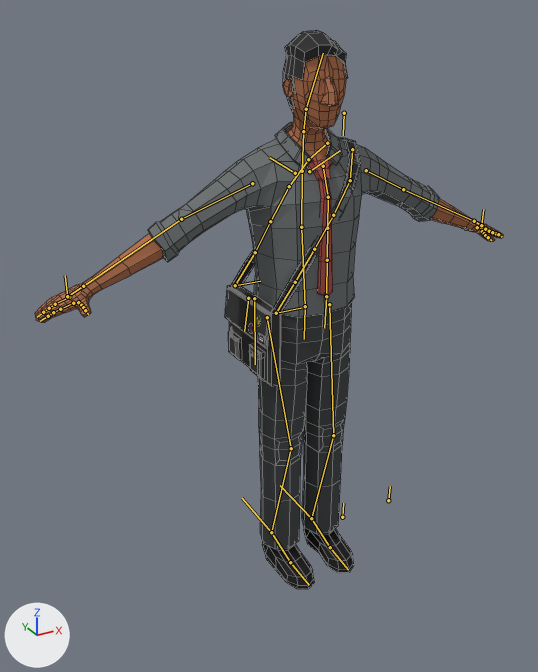
The Blender file Documentacao/Personagens/Marcelo/marcelo.blend as it was, and as the next commit left it.
One viewpoint serves both versions: a camera (50 mm lens) standing at (-1.167, -1.829, 1.826) and looking at (-0.095, 0.119, 0.852). Arrows for +X, +Y and +Z are at lower left; the lights stay in place. The bones that bend it are drawn over the model as lines. Mesh edges are drawn as thin lines.

In view in the first picture: 'Marcelo'.
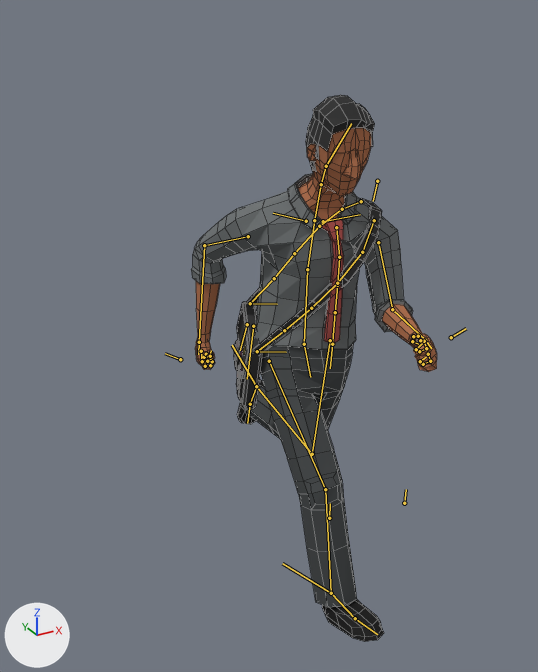
Commit message: 🏃♂️ Marcelo começa a correr

The newer file adds an action. The first version stands in its rest pose; the second is drawn at frame 1 of the action 'RunCycle'.

Changed parts and their boxes [x1, y1, x2, y2] in the pictures (538 x 672 px):
'Marcelo', posed (47% narrower)
    before: [35, 30, 503, 589]
    after: [191, 95, 437, 642]
bone 'Belly', root to tip
    before: (305, 306) to (301, 227)
    after: (304, 344) to (307, 269)
bone 'Chest', root to tip
    before: (301, 227) to (302, 171)
    after: (307, 269) to (314, 220)
bone 'Tie', root to tip
    before: (323, 166) to (328, 197)
    after: (336, 227) to (339, 257)
bone 'Tie.002', root to tip
    before: (327, 228) to (327, 260)
    after: (337, 285) to (335, 312)
bone 'IKTie', root to tip
    before: (326, 296) to (324, 328)
    after: (332, 344) to (330, 368)
bone 'Clavicle.L', root to tip
    before: (309, 171) to (340, 150)
    after: (323, 221) to (360, 214)
bone 'Arm.L', root to tip
    before: (366, 170) to (403, 189)
    after: (378, 242) to (392, 309)
bone 'Forearm.L', root to tip
    before: (403, 189) to (474, 221)
    after: (392, 309) to (425, 340)
bone 'ControlMao.L', root to tip
    before: (481, 225) to (483, 209)
    after: (451, 337) to (466, 328)
bone 'CorreiaTras', root to tip
    before: (344, 113) to (343, 135)
    after: (377, 181) to (373, 201)
bone 'Bolsa', root to tip
    before: (254, 298) to (255, 364)
    after: (253, 326) to (247, 379)
bone 'Clavicle.R', root to tip
    before: (295, 173) to (269, 157)
    after: (306, 221) to (273, 213)
bone 'Arm.R', root to tip
    before: (252, 183) to (181, 219)
    after: (248, 236) to (204, 245)
bone 'Forearm.R', root to tip
    before: (181, 219) to (83, 286)
    after: (204, 245) to (199, 342)
bone 'ControlMao.R', root to tip
    before: (67, 296) to (65, 275)
    after: (180, 359) to (165, 353)
bone 'Hips', root to tip
    before: (305, 306) to (304, 339)
    after: (304, 344) to (310, 377)
bone 'PoleLeg.L', root to tip
    before: (388, 500) to (390, 486)
    after: (404, 503) to (406, 489)
bone 'PoleLeg.R', root to tip
    before: (342, 517) to (343, 503)
    after: (329, 518) to (330, 503)
bone 'IKLegCtr.L', root to tip
    before: (311, 518) to (280, 485)
    after: (256, 386) to (232, 345)
bone 'IKLegCtr.R', root to tip
    before: (271, 532) to (242, 498)
    after: (331, 593) to (282, 563)

The edits, one by one:
Bone 'MASTER' (bone_master) moves from (0.0, 0.0, 0.0) to (0.0, 0.0, -0.132).
Bone 'Belly' (bone_belly) turns from (0, 0, 0) to (6, 0, -1) degrees about its own x, y and z.
Bone 'Chest' (bone_chest) turns from (0, 0, 0) to (7, 0, 2) degrees about its own x, y and z.
Bone 'Tie' (bone_tie) turns from (0, 0, 0) to (0, 5, -5) degrees about its own x, y and z.
Bone 'Tie.002' (bone_tie_002) turns from (0, 0, 0) to (0, 6, -1) degrees about its own x, y and z.
Bone 'IKTie' (bone_iktie) moves from (0.0, 0.0, 0.0) to (-0.02, -0.005, -0.021).
Bone 'Clavicle.L' (bone_clavicle_l) moves from (0.0, 0.0, 0.0) to (0.008, 0.0, 0.005).
Bone 'Clavicle.L' (bone_clavicle_l) turns from (0, 0, 0) to (3, -13, -22) degrees about its own x, y and z.
Bone 'Arm.L' (bone_arm_l) turns from (0, 0, 0) to (-43, 11, -20) degrees about its own x, y and z.
Bone 'Forearm.L' (bone_forearm_l) turns from (0, 0, 0) to (0, -14, -78) degrees about its own x, y and z.
Bone 'ControlMao.L' (bone_controlmao_l) moves from (0.0, 0.0, 0.0) to (0.012, 0.061, 0.007).
Bone 'CorreiaTras' (bone_correiatras) turns from (0, 0, 0) to (3, 0, -11) degrees about its own x, y and z.
Bone 'Bolsa' (bone_bolsa) moves from (0.0, 0.0, 0.0) to (0.0, -0.008, 0.0).
Bone 'Clavicle.R' (bone_clavicle_r) moves from (0.0, 0.0, 0.0) to (0.009, -0.003, -0.003).
Bone 'Clavicle.R' (bone_clavicle_r) turns from (0, 0, 0) to (-21, -8, -7) degrees about its own x, y and z.
Bone 'Arm.R' (bone_arm_r) moves from (0.0, 0.0, 0.0) to (0.023, 0.016, 0.017).
Bone 'Arm.R' (bone_arm_r) turns from (0, 0, 0) to (5, -30, -31) degrees about its own x, y and z.
Bone 'Forearm.R' (bone_forearm_r) turns from (0, 0, 0) to (-33, 21, 29) degrees about its own x, y and z.
Bone 'ControlMao.R' (bone_controlmao_r) moves from (0.0, 0.0, 0.0) to (-0.04, 0.048, 0.005).
Bone 'Hips' (bone_hips) turns from (0, 0, 0) to (-13, 0, -6) degrees about its own x, y and z.
Bone 'PoleLeg.L' (bone_poleleg_l) moves from (0.0, 0.0, 0.0) to (0.001, -0.032, -0.065).
Bone 'PoleLeg.R' (bone_poleleg_r) moves from (0.0, 0.0, 0.0) to (-0.028, 0.042, -0.067).
Bone 'IKLegCtr.L' (bone_iklegctr_l) moves from (0.0, 0.0, 0.0) to (0.0, 0.439, 0.359).
Bone 'IKLegCtr.L' (bone_iklegctr_l) turns from (0, 0, 0) to (23, 0, 0) degrees about its own x, y and z.
Bone 'IKLegCtr.R' (bone_iklegctr_r) moves from (0.0, 0.0, 0.0) to (0.025, -0.358, -0.006).
Bone 'IKLegCtr.R' (bone_iklegctr_r) turns from (0, 0, 0) to (-8, -6, 13) degrees about its own x, y and z.
